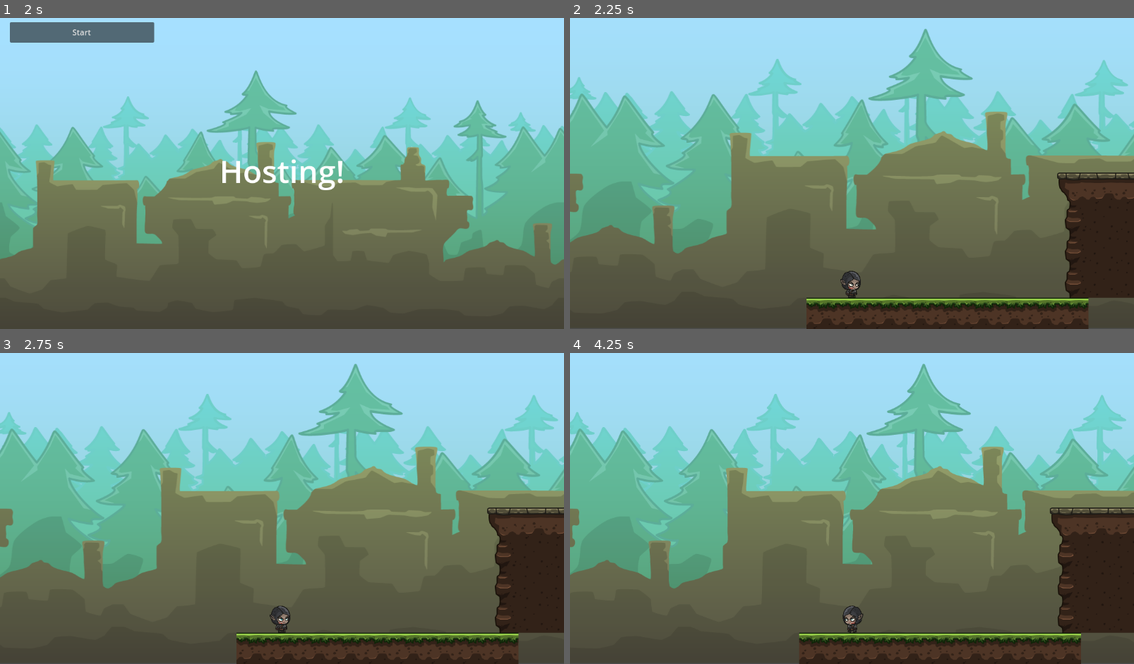
Above: before the commit, frames 1-4 (two rows, left to right).
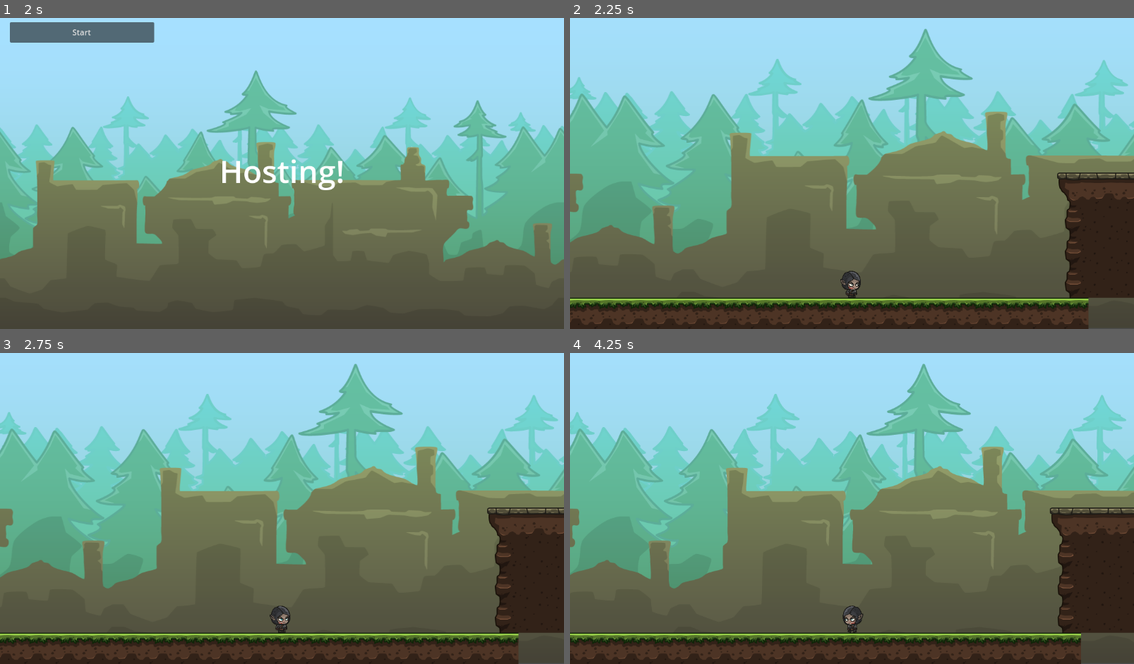
Above: after the commit, the same moments.

Repository: BlurryGames/GodotMultiplayerCourse
Game: Godot game, scene res://Levels/Menu/Menu.tscn
Same seed, same stepped clock (60 frames per second), same inputs: the game is played once before the commit and once after it.
Inputs:
- Up to frame 1 (2 s): tap Enter at 0.5 s; hold D (MoveRight) 0.53-1.25 s; tap Space (Jump) at 0.77 s; click "Host" at 1.25 s
- Up to frame 2 (2.25 s): click "Start" at 2 s
- Up to frame 3 (2.75 s): no input
- Up to frame 4 (4.25 s): tap Space (Jump) at 2.75, 3.02 s; hold D (MoveRight) 2.78-3.53 s; hold A (MoveLeft) from 3.53 s (still down)

Frame 1 is identical in both runs. In frame 2, 2.8% of the frame differs, in the area x 0-42%, y 90-100%; in frame 3, 2.8%; in frame 4, 2.7%.

Commit message:
Section3: Multiplayer Conection / Lesson8: Player Authority

Diff:
--- a/Levels/Level01/Level01.tscn
+++ b/Levels/Level01/Level01.tscn
@@ -80,7 +80,7 @@
 scale = Vector2(0.5, 0.5)
 tile_set = SubResource("TileSet_3wgsa")
 format = 2
-layer_0/tile_data = PackedInt32Array(131072, 131072, 2, 1310 …(433 unchanged characters)… 536, 1, 65547, 65536, 1, 65548, 65536, 1)
+layer_0/tile_data = PackedInt32Array(131072, 131072, 2, 1310 …(433 unchanged characters)… 536, 1, 65547, 65536, 1, 65548, 65536, 1, 196607, 131072, 2, 196606, 131072, 2, 196605, 131072, 2, 196604, 131072, 2, 196603, 131072, 2, 196602, 131072, 2, 196601, 131072, 2, 196600, 131072, 2)
 
 [node name="ParallaxBackground" type="ParallaxBackground" parent="---- Environment ----"]
 offset = Vector2(0, -560)
--- a/Player/Player.tscn
+++ b/Player/Player.tscn
@@ -303,6 +303,17 @@
 "speed": 24.0
 }]
 
+[sub_resource type="SceneReplicationConfig" id="SceneReplicationConfig_15uqu"]
+properties/0/path = NodePath(".:position")
+properties/0/spawn = true
+properties/0/replication_mode = 2
+properties/1/path = NodePath("AnimatedSprite2D:animation")
+properties/1/spawn = true
+properties/1/replication_mode = 2
+properties/2/path = NodePath("AnimatedSprite2D:scale")
+properties/2/spawn = true
+properties/2/replication_mode = 2
+
 [node name="Player" type="CharacterBody2D" node_paths=PackedStringArray("playerSprite")]
 script = ExtResource("1_vh4pi")
 playerCamera = ExtResource("2_oyvu6")
@@ -320,4 +331,7 @@
 animation = &"DoubleJumpStart"
 autoplay = "Idle"
 
+[node name="MultiplayerSynchronizer" type="MultiplayerSynchronizer" parent="."]
+replication_config = SubResource("SceneReplicationConfig_15uqu")
+
 [connection signal="animation_finished" from="AnimatedSprite2D" to="." method="_on_animated_sprite_2d_animation_finished"]
--- a/Scripts/Level.gd
+++ b/Scripts/Level.gd
@@ -18,6 +18,9 @@
 	addPlayer(1)
 
 func _exit_tree()-> void:
+	if not multiplayer.multiplayer_peer:
+		return
+
 	if not multiplayer.is_server():
 		return
 
--- a/Scripts/Player.gd
+++ b/Scripts/Player.gd
@@ -12,16 +12,31 @@
 
 @onready var initialSpriteScale: Vector2 = playerSprite.scale
 
+var ownerID: int = 1
 var jumpCount: int = 0
 var cameraInstance: Camera2D = null
 
-func _ready()-> void:
+func _enter_tree()-> void:
+	ownerID = name.to_int()
+	set_multiplayer_authority(ownerID)
+	if ownerID != multiplayer.get_unique_id():
+		return
+
 	setUpCamera()
 
 func _process(_delta)-> void:
+	if not multiplayer.multiplayer_peer:
+		return
+
+	if ownerID != multiplayer.get_unique_id():
+		return
+
 	updateCameraPosition()
 
 func _physics_process(_delta: float)-> void:
+	if ownerID != multiplayer.get_unique_id():
+		return
+
 	var horizontalInput: float = (
 		Input.get_action_strength("MoveRight")
 		- Input.get_action_strength("MoveLeft"))
Not shown: 1 places in Player/Player.tscn that only renumber resources
